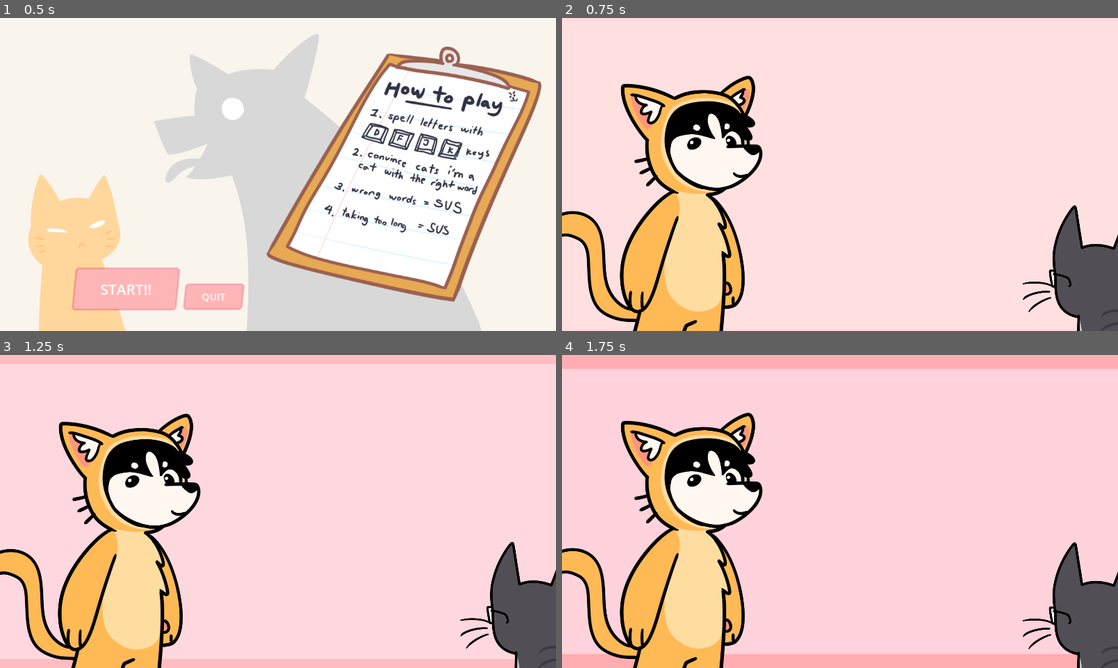
Above: before the commit, frames 1-4 (two rows, left to right).
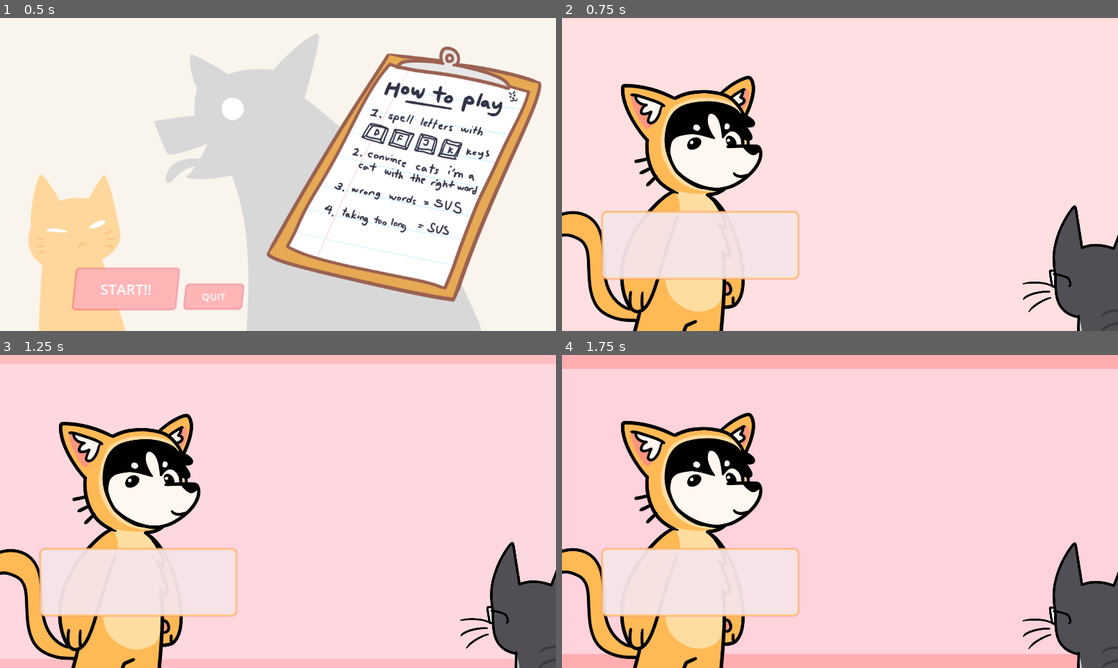
Above: after the commit, the same moments.

Repository: crawsoir/pizza_game
Game: Godot game, scene res://main.tscn
Same seed, same stepped clock (60 frames per second), same inputs: the game is played once before the commit and once after it.
Inputs:
- Up to frame 1 (0.5 s): no input
- Up to frame 2 (0.75 s): click "START!!" at 0.5 s
- Up to frame 3 (1.25 s): no input
- Up to frame 4 (1.75 s): tap Space (interact) at 1.35 s

Frame 1 is identical in both runs. In frame 2, 4.8% of the frame differs, in the area x 7-43%, y 61-84%; in frame 3, 4.8%; in frame 4, 4.8%.

Commit message:
Add victory screen

Diff:
--- a/Battlescreen/BattleScreen.gd
+++ b/Battlescreen/BattleScreen.gd
@@ -64,6 +64,7 @@
 			if interactive_dialogue.dialogue_finished:
 				interactive_dialogue.clear()
 				interactive_dialogue.visible = false
+				Global.goto_scene(Global.VICTORY_SCREEN)
 
 		_:
 			print("Unknown state: " + str(current_state))
--- a/Gamepad/GamePad.gd
+++ b/Gamepad/GamePad.gd
@@ -27,10 +27,7 @@
 			highways[randi() % highways.size()].send_letter(game_play_manager.generate_new_letter())
 			timer = randf_range(min_time, max_time)
 
-# notes for bean ->
-# start_game() - disable and hide the gamepad before and after the games complete
-# start_game() - the event manager holds its own state of which event its on, just call its get methods
-# is_game_complete() - parent handles win condition, this is whether all letters are sent and done
+
 func start_game(parent_event_manager, initial_sus_score):
 	# objects are pass by ref! (some types aren't)
 	event_manager = parent_event_manager
@@ -40,7 +37,6 @@
 	dialog_box.clear()
 	for highway in highways:
 		highway.visible = true
-	dialog_box.show()
 
 func is_game_complete() -> bool:
 	return !game_ongoing
@@ -57,7 +53,6 @@
 	for highway in highways:
 		highway.visible = false
 		highway.free_letters()
-	dialog_box.hide()
 	game_ongoing = false
 
 func _on_game_play_manager_word_completed(_word: String):
--- a/Global.gd
+++ b/Global.gd
@@ -3,6 +3,7 @@
 var BATTLE_SCREEN = "res://Battlescreen/BattleScreen.tscn"
 var START_SCREEN = "res://StartGameScreen.tscn"
 var GAME_OVER_SCREEN = "res://GameOverScreen.tscn"
+var VICTORY_SCREEN = "res://VictoryScreen.tscn"
 
 var current_scene = null
 
--- a/StartGameScreen.tscn
+++ b/StartGameScreen.tscn
@@ -33,6 +33,33 @@
 
 [sub_resource type="StyleBoxEmpty" id="StyleBoxEmpty_wum4o"]
 
+[sub_resource type="Animation" id="Animation_tfy6a"]
+length = 0.001
+tracks/0/type = "value"
+tracks/0/imported = false
+tracks/0/enabled = true
+tracks/0/path = NodePath("Dog:position")
+tracks/0/interp = 1
+tracks/0/loop_wrap = true
+tracks/0/keys = {
+"times": PackedFloat32Array(0),
+"transitions": PackedFloat32Array(1),
+"update": 0,
+"values": [Vector2(665, 363)]
+}
+tracks/1/type = "value"
+tracks/1/imported = false
+tracks/1/enabled = true
+tracks/1/path = NodePath("Cat:position")
+tracks/1/interp = 1
+tracks/1/loop_wrap = true
+tracks/1/keys = {
+"times": PackedFloat32Array(0),
+"transitions": PackedFloat32Array(1),
+"update": 0,
+"values": [Vector2(160, 479)]
+}
+
 [sub_resource type="Animation" id="Animation_ccxrj"]
 resource_name = "default"
 length = 5.0
@@ -60,33 +87,6 @@
 "transitions": PackedFloat32Array(1, 1, 1),
 "update": 0,
 "values": [Vector2(160, 485), Vector2(160, 479), Vector2(160, 485)]
-}
-
-[sub_resource type="Animation" id="Animation_tfy6a"]
-length = 0.001
-tracks/0/type = "value"
-tracks/0/imported = false
-tracks/0/enabled = true
-tracks/0/path = NodePath("Dog:position")
-tracks/0/interp = 1
-tracks/0/loop_wrap = true
-tracks/0/keys = {
-"times": PackedFloat32Array(0),
-"transitions": PackedFloat32Array(1),
-"update": 0,
-"values": [Vector2(665, 363)]
-}
-tracks/1/type = "value"
-tracks/1/imported = false
-tracks/1/enabled = true
-tracks/1/path = NodePath("Cat:position")
-tracks/1/interp = 1
-tracks/1/loop_wrap = true
-tracks/1/keys = {
-"times": PackedFloat32Array(0),
-"transitions": PackedFloat32Array(1),
-"update": 0,
-"values": [Vector2(160, 479)]
 }
 
 [sub_resource type="AnimationLibrary" id="AnimationLibrary_dwntt"]
@@ -138,6 +138,7 @@
 text = "START!!"
 
 [node name="Quit" type="Button" parent="."]
+layout_mode = 0
 offset_left = 385.0
 offset_top = 553.0
 offset_right = 501.0
--- /dev/null
+++ b/VictoryScreen.gd
@@ -0,0 +1,8 @@
+extends Control
+
+
+func _ready():
+	$AnimationPlayer.play("default")
+
+func _on_menu_pressed():
+	Global.goto_scene(Global.START_SCREEN)
--- /dev/null
+++ b/VictoryScreen.tscn
@@ -0,0 +1,125 @@
+[gd_scene load_steps=11 format=3 uid="uid://coj5625j7xwft"]
+
+[ext_resource type="Texture2D" uid="uid://et1sbawyllpi" path="res://assets/victory.png" id="1_7fejt"]
+[ext_resource type="Script" path="res://VictoryScreen.gd" id="1_fl8wd"]
+
+[sub_resource type="StyleBoxFlat" id="StyleBoxFlat_7mmme"]
+bg_color = Color(0.905882, 1, 0.886275, 1)
+
+[sub_resource type="StyleBoxFlat" id="StyleBoxFlat_0jmfw"]
+bg_color = Color(1, 0.709804, 0.713726, 1)
+skew = Vector2(0.1, 0)
+corner_radius_top_left = 5
+corner_radius_top_right = 5
+corner_radius_bottom_right = 5
+corner_radius_bottom_left = 5
+shadow_color = Color(0.913725, 0.254902, 0.372549, 0.6)
+shadow_size = 5
+
+[sub_resource type="StyleBoxFlat" id="StyleBoxFlat_tvpmg"]
+bg_color = Color(0.901961, 0.6, 0.6, 1)
+skew = Vector2(0.1, 0)
+corner_radius_top_left = 5
+corner_radius_top_right = 5
+corner_radius_bottom_right = 5
+corner_radius_bottom_left = 5
+shadow_color = Color(1, 0, 0, 0.6)
+shadow_size = 5
+
+[sub_resource type="StyleBoxFlat" id="StyleBoxFlat_31kbu"]
+skew = Vector2(0.1, 0)
+
+[sub_resource type="StyleBoxEmpty" id="StyleBoxEmpty_n0573"]
+
+[sub_resource type="Animation" id="Animation_wixxm"]
+resource_name = "default"
+length = 4.0
+loop_mode = 1
+tracks/0/type = "value"
+tracks/0/imported = false
+tracks/0/enabled = true
+tracks/0/path = NodePath("Victory:rotation")
+tracks/0/interp = 1
+tracks/0/loop_wrap = true
+tracks/0/keys = {
+"times": PackedFloat32Array(0, 2, 4),
+"transitions": PackedFloat32Array(1, 1, 1),
+"update": 0,
+"values": [0.0174533, -0.0174533, 0.0174533]
+}
+
+[sub_resource type="Animation" id="Animation_d4sah"]
+length = 0.001
+tracks/0/type = "value"
+tracks/0/imported = false
+tracks/0/enabled = true
+tracks/0/path = NodePath("Victory:rotation")
+tracks/0/interp = 1
+tracks/0/loop_wrap = true
+tracks/0/keys = {
+"times": PackedFloat32Array(0),
+"transitions": PackedFloat32Array(1),
+"update": 0,
+"values": [0.0]
+}
+
+[sub_resource type="AnimationLibrary" id="AnimationLibrary_sm5v7"]
+_data = {
+"RESET": SubResource("Animation_d4sah"),
+"default": SubResource("Animation_wixxm")
+}
+
+[node name="VictoryScreen" type="Control"]
+layout_mode = 3
+anchors_preset = 15
+anchor_right = 1.0
+anchor_bottom = 1.0
+grow_horizontal = 2
+grow_vertical = 2
+script = ExtResource("1_fl8wd")
+
+[node name="Panel" type="Panel" parent="."]
+layout_mode = 1
+anchors_preset = 15
+anchor_right = 1.0
+anchor_bottom = 1.0
+grow_horizontal = 2
+grow_vertical = 2
+theme_override_styles/panel = SubResource("StyleBoxFlat_7mmme")
+
+[node name="Victory" type="Sprite2D" parent="."]
+position = Vector2(634, 368)
+texture = ExtResource("1_7fejt")
+
+[node name="Label" type="Label" parent="."]
+layout_mode = 0
+offset_left = 61.0
+offset_top = 73.0
+offset_right = 455.0
+offset_bottom = 179.0
+theme_override_colors/font_color = Color(0.443137, 0.780392, 0, 1)
+theme_override_colors/font_shadow_color = Color(1, 0.803922, 0.541176, 1)
+theme_override_font_sizes/font_size = 75
+text = "YOU WIN!!!"
+
+[node name="Menu" type="Button" parent="."]
+offset_left = 455.0
+offset_top = 505.0
+offset_right = 665.0
+offset_bottom = 587.0
+theme_override_colors/font_color = Color(1, 1, 1, 1)
+theme_override_colors/font_pressed_color = Color(0.682353, 0.682353, 0.682353, 1)
+theme_override_colors/font_hover_color = Color(1, 0.854902, 0.854902, 1)
+theme_override_font_sizes/font_size = 30
+theme_override_styles/normal = SubResource("StyleBoxFlat_0jmfw")
+theme_override_styles/hover = SubResource("StyleBoxFlat_tvpmg")
+theme_override_styles/pressed = SubResource("StyleBoxFlat_31kbu")
+theme_override_styles/focus = SubResource("StyleBoxEmpty_n0573")
+text = "MAIN MENU"
+
+[node name="AnimationPlayer" type="AnimationPlayer" parent="."]
+libraries = {
+"": SubResource("AnimationLibrary_sm5v7")
+}
+
+[connection signal="pressed" from="Menu" to="." method="_on_menu_pressed"]
Binary file added: assets/victory.png
Not shown, added: assets/victory.png.import
